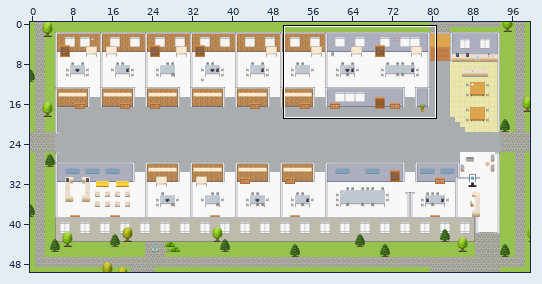
A Tiled map (JSON) gets an edit: maps/CS-Customer-Experience-Platform-Business-Capabilities-Unit.tmj. Above, an overview of the earlier version with the close-up marked.
Close-up. Before:
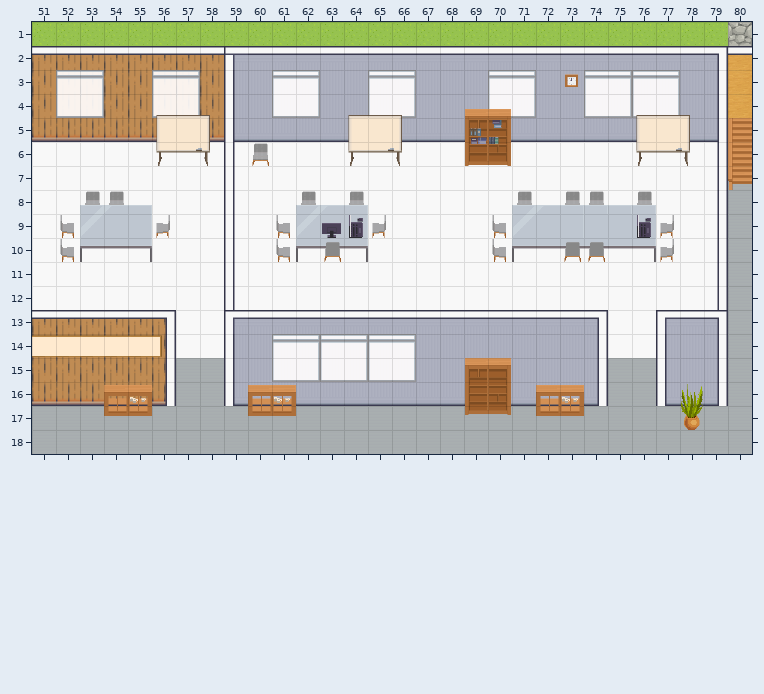
Cells are 32x32 px. Shown: x 51..80, y 1..18. The commit also changed other parts of the map, which this record leaves out.
Now the later version:
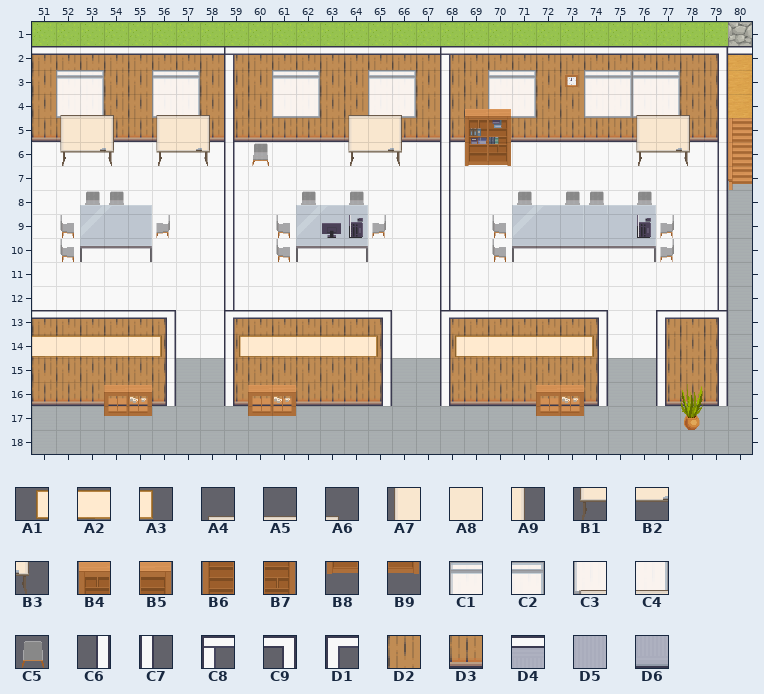
Key: from "Decoration": A1 49, A2 50, A3 51; from "Misc": A4 33, A5 34, A6 35, A7 43, A8 44, A9 45, B1 53, B2 54, B3 55; from "Other_Furniture": B4 14, B5 15, B6 26, B7 27, B8 38, B9 39; from "Room_Builder": C1 738, C2 739, C3 763, C4 764; from "Seats": C5 118; from "room2": C6 5, C7 6, C8 27, C9 39, D1 40, D2 192, D3 205, D4 290, D5 294, D6 307.
__ is an empty cell.
See-through tiles are keyed as they look on the map.
The edit:
Layer "back wall":
The author changed tile D4 to tile D2 in row 2 at x 59 to 79; in row 13 at x 59 to 65, 68 to 74 and 77 to 79.
The author changed tile D5 to tile D2 in rows 3 to 4 at x 59 to 60, 63 to 64, 67 to 69, 72 to 73 and 78 to 79; in rows 14 to 15 at x 59 to 65, 68 to 74 and 77 to 79.
The author changed tile D6 to tile D3 in row 5 at x 59 to 64, 66 to 76 and 78 to 79; in row 16 at x 59 to 65, 68 to 74 and 77 to 79.
Tile D4 is gone in row 13 at x 66 to 67.
Tile D5 is gone in row 14 at x 66 to 67; in row 15 at x 66.
Tile D6 is gone in row 16 at x 66 to 67.
Layer "walls":
Tile C6 now appears in rows 14 to 16 at x 65.
Tile C7 now appears in rows 3 to 12 at x 68; in rows 14 to 16 at x 68.
Tile C8 now appears in row 2 at x 68.
Tile C9 now appears in row 13 at x 65.
Tile D1 now appears in row 13 at x 68.
Layer "windows":
Tile C1 is gone in row 14 at x 61, 63 and 65.
Tile C2 is gone in row 14 at x 62, 64 and 66.
Tile C3 is gone in row 15 at x 61, 63 and 65.
Tile C4 is gone in row 15 at x 62, 64 and 66.
Layer "decor":
Tile A1 now appears in row 14 at x 59.
Tile A2 now appears in row 14 at x 60 to 64.
Tile A3 now appears in row 14 at x 65.
Tile A4 now appears in row 4 at x 52.
Tile A5 now appears in row 4 at x 53.
Tile A6 now appears in row 4 at x 54.
Tile A7 now appears in row 5 at x 52.
Tile A8 now appears in row 5 at x 53.
Tile A9 now appears in row 5 at x 54.
Tile B1 now appears in row 6 at x 52.
Tile B2 now appears in row 6 at x 53.
Tile B3 now appears in row 6 at x 54.
Tile B4 is gone in row 15 at x 69.
Tile B5 is gone in row 15 at x 70.
Tile B6 is gone in row 16 at x 69.
Tile B7 is gone in row 16 at x 70.
Tile B8 is gone in row 17 at x 69.
Tile B9 is gone in row 17 at x 70.
Layer "seats front" (removed):
Tile C5 is gone in row 10 at x 63 and 73 to 74.
Layer "tech":
Tile A1 now appears in row 14 at x 68.
Tile A2 now appears in row 14 at x 69 to 73.
Tile A3 now appears in row 14 at x 74.
